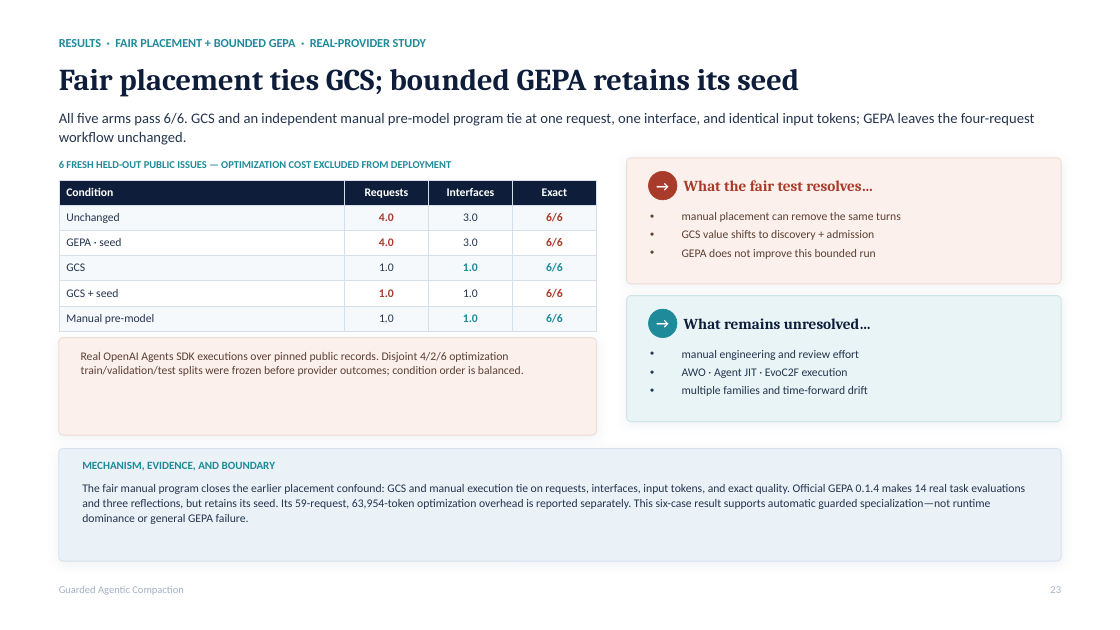
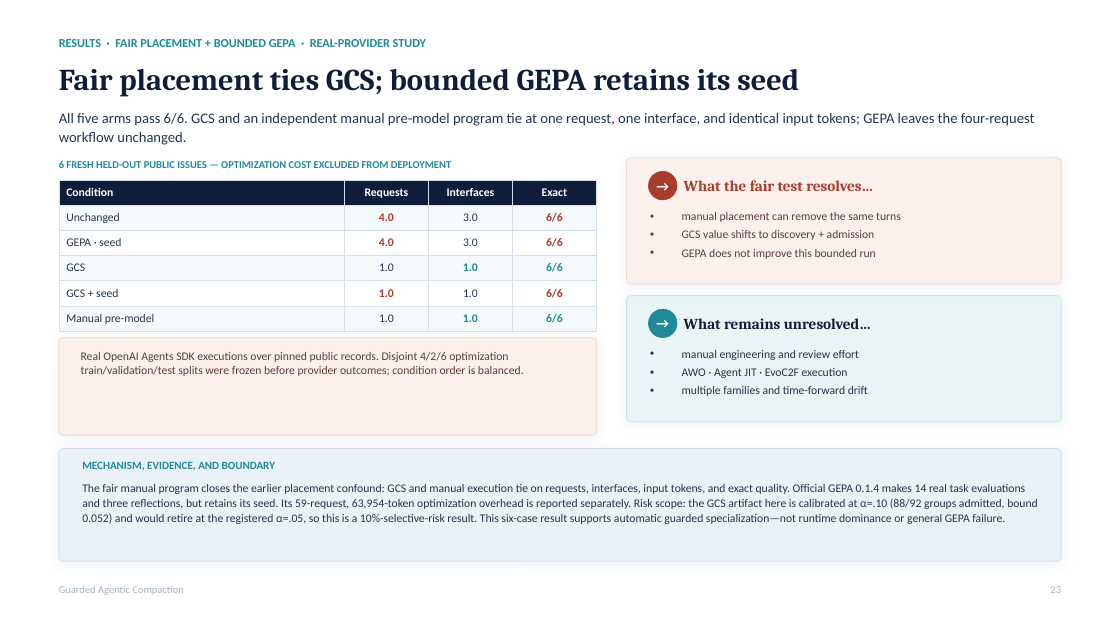
Before and after one commit to rrahimi-uci/guarded-agentic-compaction, a slide deck: slide 23 of paper/slides/compiling-recurrent-agent-workflows-into-guarded-programs.pptx. Drawn at 1120x630 pixels with LibreOffice and Linux fonts; fonts in the diff are those of the drawing. Boxes give left, top, right and bottom in pixels: in the first picture for what was removed or moved away, otherwise in the second. Text is boxed around its words. In the diff, an @@ line names an element or a change of style, - is before the commit and + after.

Commit message:
docs: refresh paper artifacts and review state

```diff
--- a/paper/slides/compiling-recurrent-agent-workflows-into-guarded-programs.pptx
+++ b/paper/slides/compiling-recurrent-agent-workflows-into-guarded-programs.pptx
@@ text at box(82, 484, 1038, 524): text changed @@
-The fair manual program closes the earlier placement confound: GCS and manual execution tie on requests, interfaces, input tokens, and exact quality. Official GEPA 0.1.4 makes 14 real task evaluations and three reflections, but retains its seed. Its 59-request, 63,954-token optimization overhead is reported separately. This six-case result supports automatic guarded specialization—not runtime dominance or general GEPA failure.
+The fair manual program closes the earlier placement confound: GCS and manual execution tie on requests, interfaces, input tokens, and exact quality. Official GEPA 0.1.4 makes 14 real task evaluations and three reflections, but retains its seed. Its 59-request, 63,954-token optimization overhead is reported separately. Risk scope: the GCS artifact here is calibrated at α=.10 (88/92 groups admitted, bound 0.052) and would retire at the registered α=.05, so this is a 10%-selective-risk result. This six-case result supports automatic guarded specialization—not runtime dominance or general GEPA failure.
```
Also in this commit, not shown: 3 other slides changed, 13 other files.
